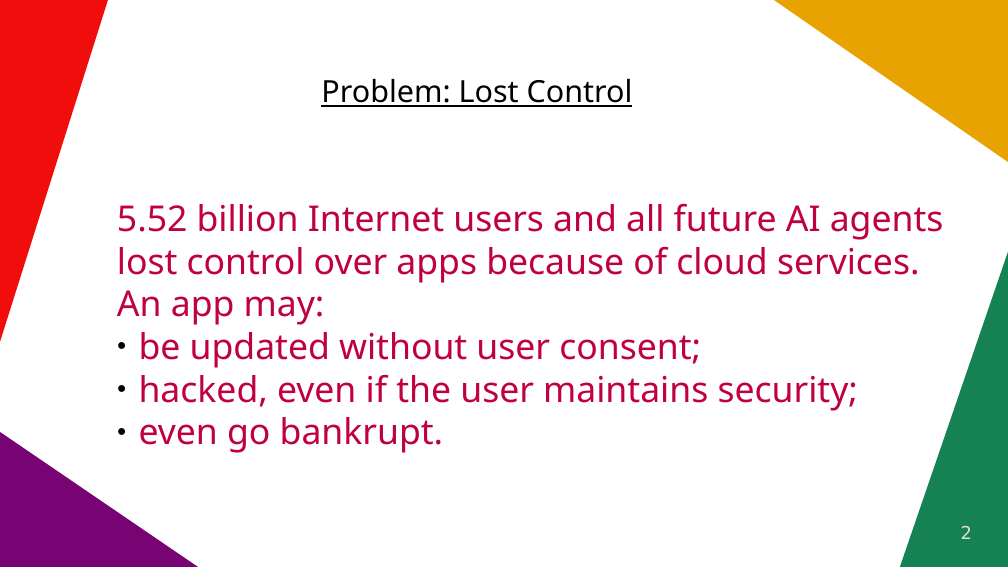
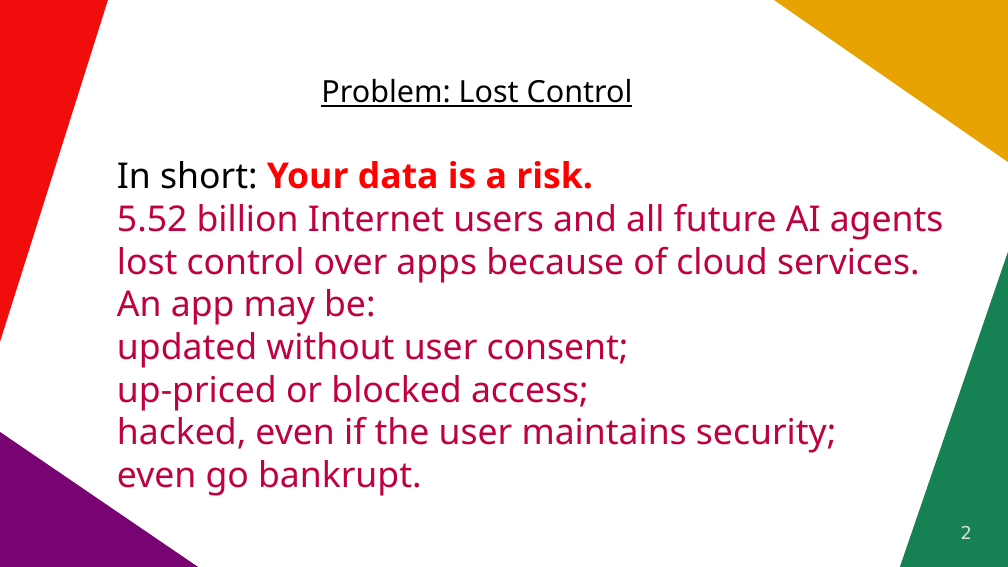
Before and after one commit to vporton/icp-package-manager, a slide deck: slide 2 of docs/shortest-pitchdeck.odp. Drawn at 1008x567 pixels with LibreOffice and Linux fonts; fonts in the diff are those of the drawing. Boxes give left, top, right and bottom in pixels: in the first picture for what was removed or moved away, otherwise in the second. Text is boxed around its words. In the diff, an @@ line names an element or a change of style, - is before the commit and + after.

```diff
--- a/docs/shortest-pitchdeck.odp
+++ b/docs/shortest-pitchdeck.odp
@@ text at <box>117,161,593,189</box>: paragraph added @@
+In short: Your data is a risk.
@@ text at <box>117,289,629,411</box>: text changed @@
-An app may:
-● be updated without user consent;
+An app may be:
+updated without user consent;
+up-priced or blocked access;
@@ text at <box>117,416,836,496</box>: bullet ● to none @@
```
Also in this commit, not shown: 2 other slides changed, 7 other files.
